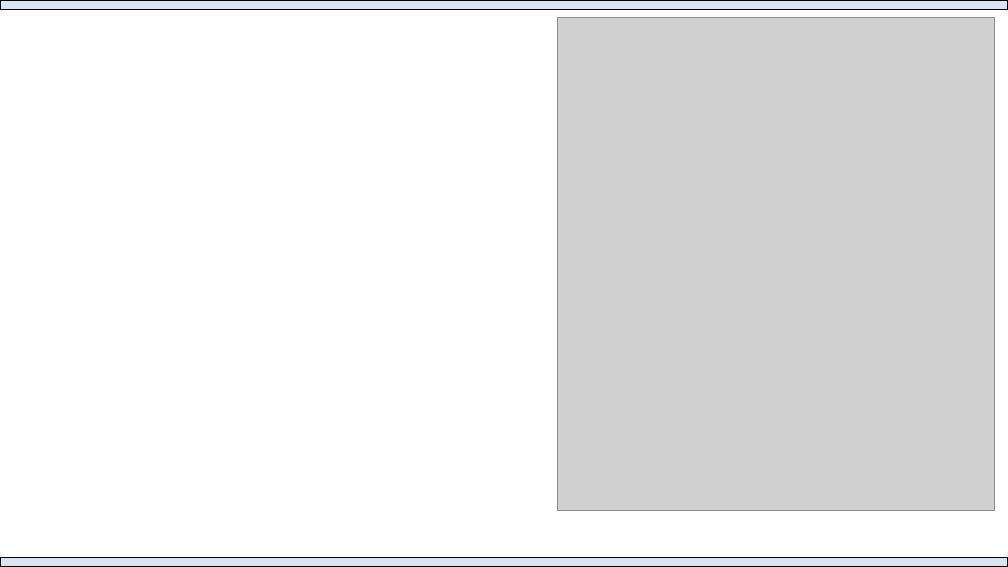
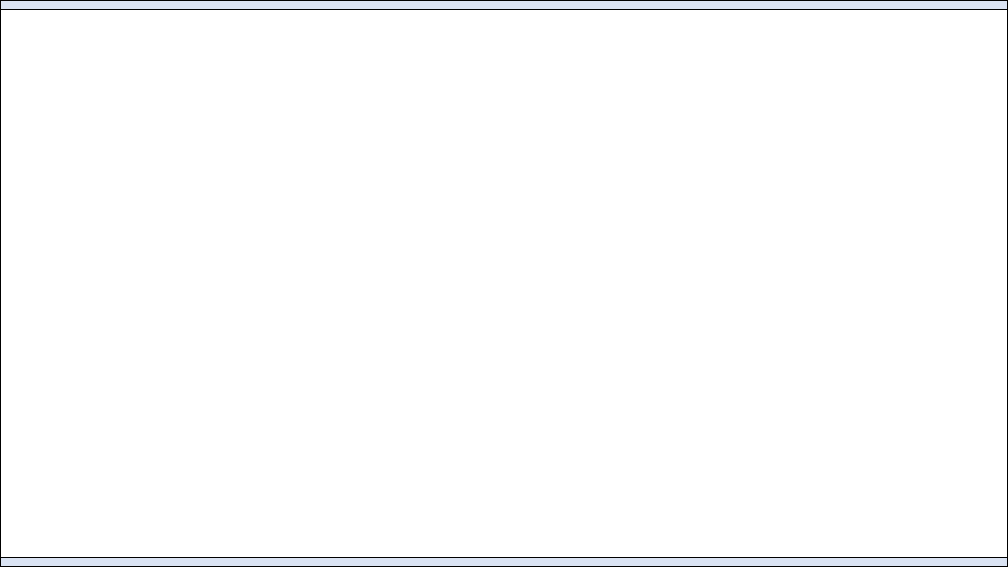
Before and after one commit to Adrifelcha/afchavez-019, a slide deck: slide 43 of MichaelLee/SDT Mirror Effect/Paper 1/BayesianSDTmodeling_Overview.pptx (slide 37 before the commit). Drawn at 1008x567 pixels with LibreOffice and Linux fonts; fonts in the diff are those of the drawing; grey boxes stand for pictures. Boxes give left, top, right and bottom in pixels: in the first picture for what was removed or moved away, otherwise in the second. Text is boxed around its words. In the diff, an @@ line names an element or a change of style, - is before the commit and + after.

```diff
--- a/MichaelLee/SDT Mirror Effect/Paper 1/BayesianSDTmodeling_Overview.pptx
+++ b/MichaelLee/SDT Mirror Effect/Paper 1/BayesianSDTmodeling_Overview.pptx
@@ rectangle added at [0, 0, 1008, 567], fill #FFFFFF, outline #000000 1 pt @@
@@ picture removed at [558, 17, 995, 510] @@
```
Also in this commit, not shown: 2 other slides changed, 12 slides added, 15 slides removed, 3 other files.
